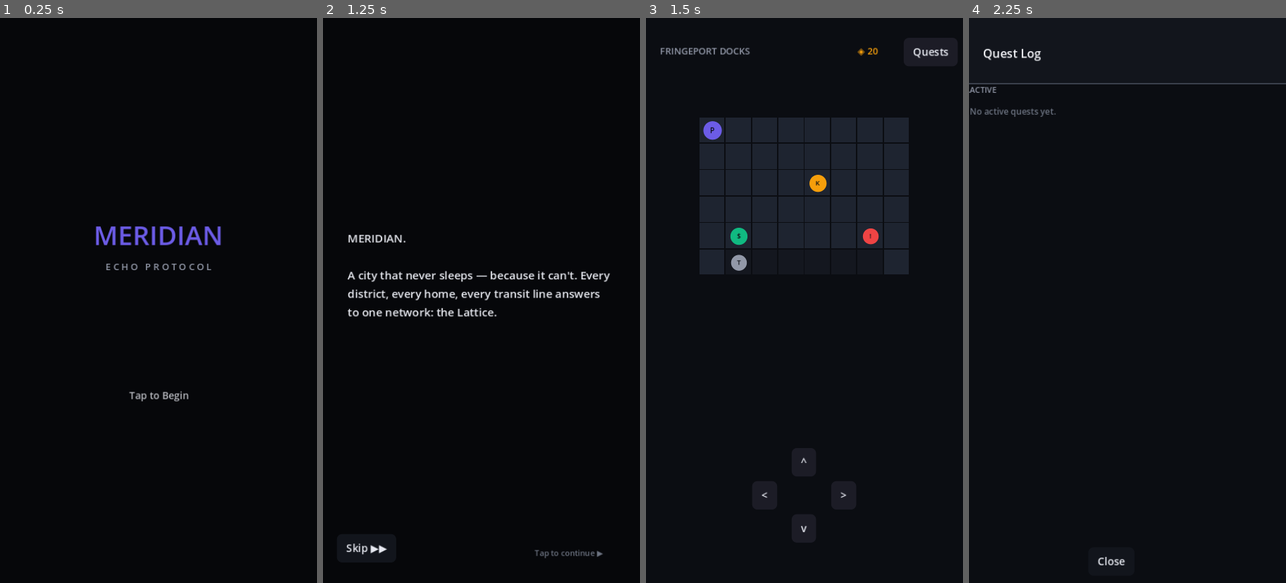
Above: before the commit, frames 1-4 (left to right).
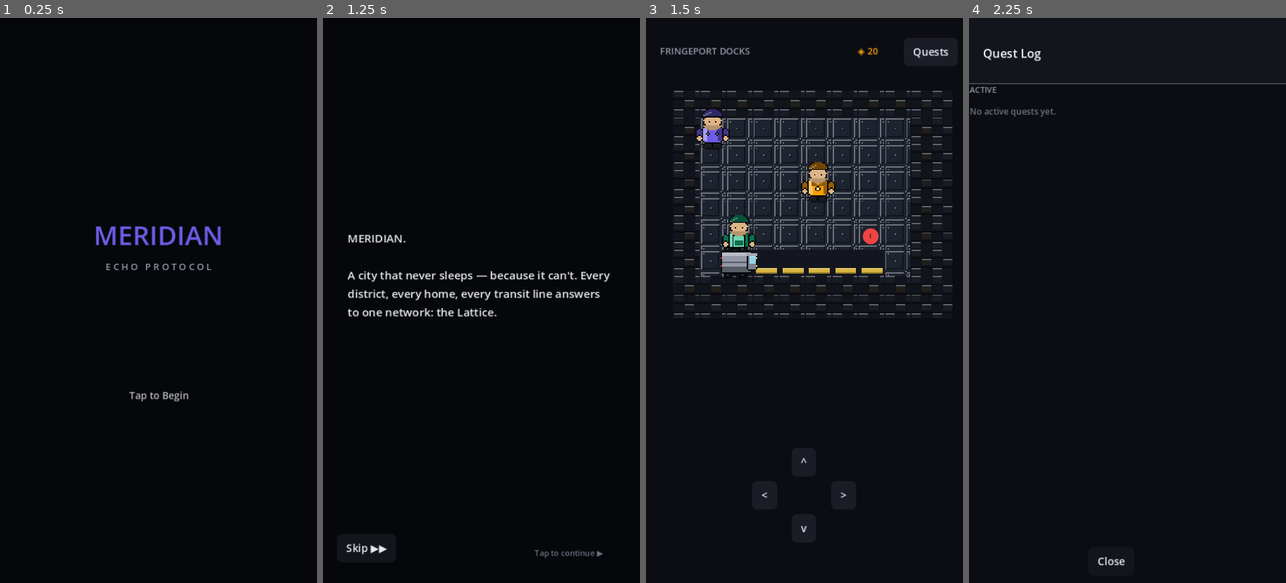
Above: after the commit, the same moments.

Repository: Bukfif40/CyberLearn
Game: Godot game, scene res://scenes/TitleScreen.tscn
The game is run twice, just before and just after one commit, with the same random seed, the same clock (stepped at 60 frames per second) and the same inputs.
Inputs (mouse positions are in pixels of both pictures, inside the frame that each line leads up to):
- Up to frame 1 (0.25 s): no input
- Up to frame 2 (1.25 s): click (481, 300) at 0.5 s
- Up to frame 3 (1.5 s): click "Skip ▶▶" at 1.25 s
- Up to frame 4 (2.25 s): click "Quests" at 2 s

Frames 1-2 are identical in both runs. In frame 3, 6.6% of the frame differs, in the area x 8-97%, y 12-53%; in frame 4, nothing differs.

Commit message:
Add procedural pixel-art sprites and tiles, replace badge placeholders
Generates floor/wall/road tiles and player/Kessler/Mira/vehicle sprites
with a Pillow script (godot/tools/generate_assets.py) using multi-tone
shading, outlines, and chibi character proportions instead of flat
single-color shapes. Main.gd now renders these via TextureRect with
nearest-neighbor filtering instead of UIHelpers.make_badge colored
circles; GameManager NPCs carry a sprite path alongside their badge/color.

Diff:
--- a/godot/autoload/GameManager.gd
+++ b/godot/autoload/GameManager.gd
@@ -21,6 +21,7 @@
 		"role": "mentor",
 		"badge": "K",
 		"color": Color8(245, 158, 11),
+		"sprite": "res://assets/sprites/kessler_sprite.png",
 		"start": Vector2i(5, 3),
 		"patrol": [Vector2i(4, 3), Vector2i(5, 3), Vector2i(6, 3)],
 		"lines": [
@@ -36,6 +37,7 @@
 		"role": "vendor",
 		"badge": "$",
 		"color": Color8(16, 185, 129),
+		"sprite": "res://assets/sprites/mira_sprite.png",
 		"start": Vector2i(2, 5),
 		"patrol": [],
 		"lines": [],
--- a/godot/scripts/Main.gd
+++ b/godot/scripts/Main.gd
@@ -3,6 +3,12 @@
 
 const TILE_SIZE := 40
 const MAP_ORIGIN := Vector2(40, 110)
+
+const TEX_FLOOR := preload("res://assets/tiles/floor_tile.png")
+const TEX_WALL := preload("res://assets/tiles/wall_tile.png")
+const TEX_ROAD := preload("res://assets/tiles/road_tile.png")
+const TEX_PLAYER := preload("res://assets/sprites/player_sprite.png")
+const TEX_VEHICLE := preload("res://assets/sprites/vehicle_sprite.png")
 
 var room: Dictionary = GameManager.ROOM
 var npc_runtime: Dictionary = {}     # id -> {pos: Vector2i, index:int, dir:int}
@@ -10,7 +16,7 @@
 var npc_nodes: Dictionary = {}
 var vehicle_nodes: Dictionary = {}
 var encounter_marker_nodes: Dictionary = {}
-var player_node: Panel
+var player_node: TextureRect
 
 var dialogue_active := false
 var dialogue_npc: Dictionary = {}
@@ -66,16 +72,18 @@
 		for x in range(int(room["width"])):
 			var is_border: bool = x == 0 or y == 0 or x == int(room["width"]) - 1 or y == int(room["height"]) - 1
 			var is_road: bool = y == int(room["road_y"]) and x >= int(room["road_x_start"]) and x <= int(room["road_x_end"])
-			var rect := ColorRect.new()
-			rect.size = Vector2(TILE_SIZE - 2, TILE_SIZE - 2)
-			rect.position = MAP_ORIGIN + Vector2(x * TILE_SIZE, y * TILE_SIZE)
+			var tex_rect := TextureRect.new()
+			tex_rect.size = Vector2(TILE_SIZE, TILE_SIZE)
+			tex_rect.position = MAP_ORIGIN + Vector2(x * TILE_SIZE, y * TILE_SIZE)
+			tex_rect.stretch_mode = TextureRect.STRETCH_SCALE
+			tex_rect.texture_filter = CanvasItem.TEXTURE_FILTER_NEAREST
 			if is_border:
-				rect.color = Color8(11, 13, 18)
+				tex_rect.texture = TEX_WALL
 			elif is_road:
-				rect.color = Color8(20, 23, 31)
+				tex_rect.texture = TEX_ROAD
 			else:
-				rect.color = Color8(30, 36, 48)
-			map_layer.add_child(rect)
+				tex_rect.texture = TEX_FLOOR
+			map_layer.add_child(tex_rect)
 
 
 func _init_npc_runtime() -> void:
@@ -89,35 +97,44 @@
 		vehicle_runtime[vehicle["id"]] = {"pos": path[0], "index": 0, "dir": 1}
 
 
+func _make_sprite_node(texture: Texture2D, size: float) -> TextureRect:
+	var node := TextureRect.new()
+	node.texture = texture
+	node.size = Vector2(size, size)
+	node.stretch_mode = TextureRect.STRETCH_SCALE
+	node.texture_filter = CanvasItem.TEXTURE_FILTER_NEAREST
+	return node
+
+
 func _build_entities() -> void:
 	for npc in GameManager.NPCS:
-		var badge := UIHelpers.make_badge(npc["badge"], npc["color"], 26)
-		entity_layer.add_child(badge)
-		npc_nodes[npc["id"]] = badge
-
-	for vehicle in GameManager.VEHICLES:
-		var badge := UIHelpers.make_badge(vehicle["badge"], vehicle["color"], 24)
-		entity_layer.add_child(badge)
-		vehicle_nodes[vehicle["id"]] = badge
+		var node := _make_sprite_node(load(String(npc["sprite"])), 34)
+		entity_layer.add_child(node)
+		npc_nodes[npc["id"]] = node
+
+	for vehicle in GameManager.VEHICLES:
+		var node := _make_sprite_node(TEX_VEHICLE, 36)
+		entity_layer.add_child(node)
+		vehicle_nodes[vehicle["id"]] = node
 
 	for enc in GameManager.ENCOUNTERS:
 		var badge := UIHelpers.make_badge("!", Color8(239, 68, 68), 24)
 		entity_layer.add_child(badge)
 		encounter_marker_nodes[enc["id"]] = badge
 
-	player_node = UIHelpers.make_badge("P", Color8(108, 92, 231), 28)
+	player_node = _make_sprite_node(TEX_PLAYER, 34)
 	entity_layer.add_child(player_node)
 
 
 func _render_positions() -> void:
 	for npc in GameManager.NPCS:
 		var rt: Dictionary = npc_runtime[npc["id"]]
-		var node: Panel = npc_nodes[npc["id"]]
+		var node: TextureRect = npc_nodes[npc["id"]]
 		node.position = grid_to_pixel_centered(rt["pos"], node.size.x)
 
 	for vehicle in GameManager.VEHICLES:
 		var rt: Dictionary = vehicle_runtime[vehicle["id"]]
-		var node: Panel = vehicle_nodes[vehicle["id"]]
+		var node: TextureRect = vehicle_nodes[vehicle["id"]]
 		node.position = grid_to_pixel_centered(rt["pos"], node.size.x)
 
 	for enc in GameManager.ENCOUNTERS:
Binary file added: godot/assets/sprites/kessler_sprite.png
Not shown, added: godot/assets/sprites/kessler_sprite.png.import
Binary file added: godot/assets/sprites/mira_sprite.png
Not shown, added: godot/assets/sprites/mira_sprite.png.import
Binary file added: godot/assets/sprites/player_sprite.png
Not shown, added: godot/assets/sprites/player_sprite.png.import
Binary file added: godot/assets/sprites/vehicle_sprite.png
Not shown, added: godot/assets/sprites/vehicle_sprite.png.import
Binary file added: godot/assets/tiles/floor_tile.png
Not shown, added: godot/assets/tiles/floor_tile.png.import
Binary file added: godot/assets/tiles/road_tile.png
Not shown, added: godot/assets/tiles/road_tile.png.import
(and 3 more such lines)
